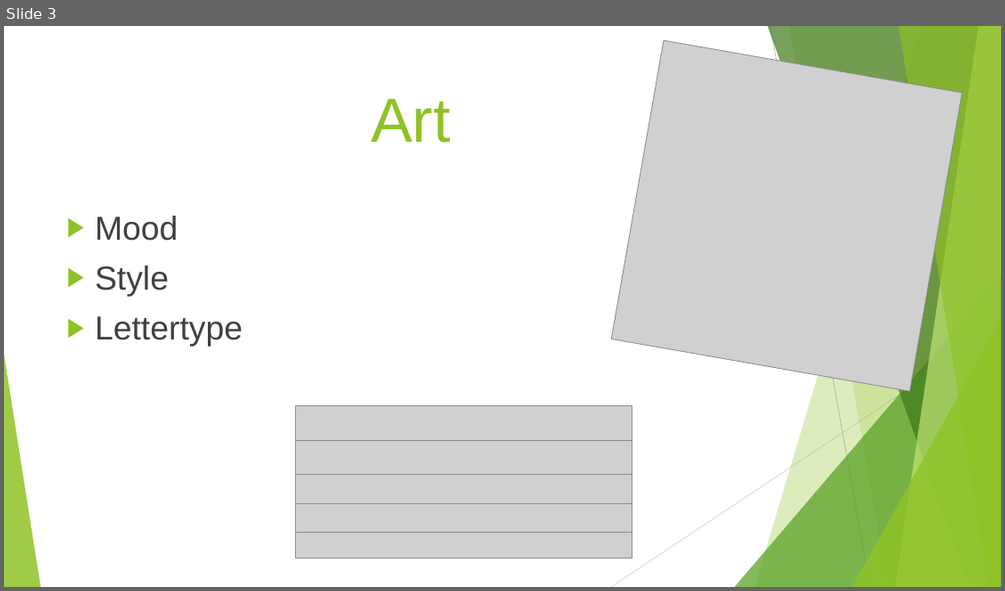
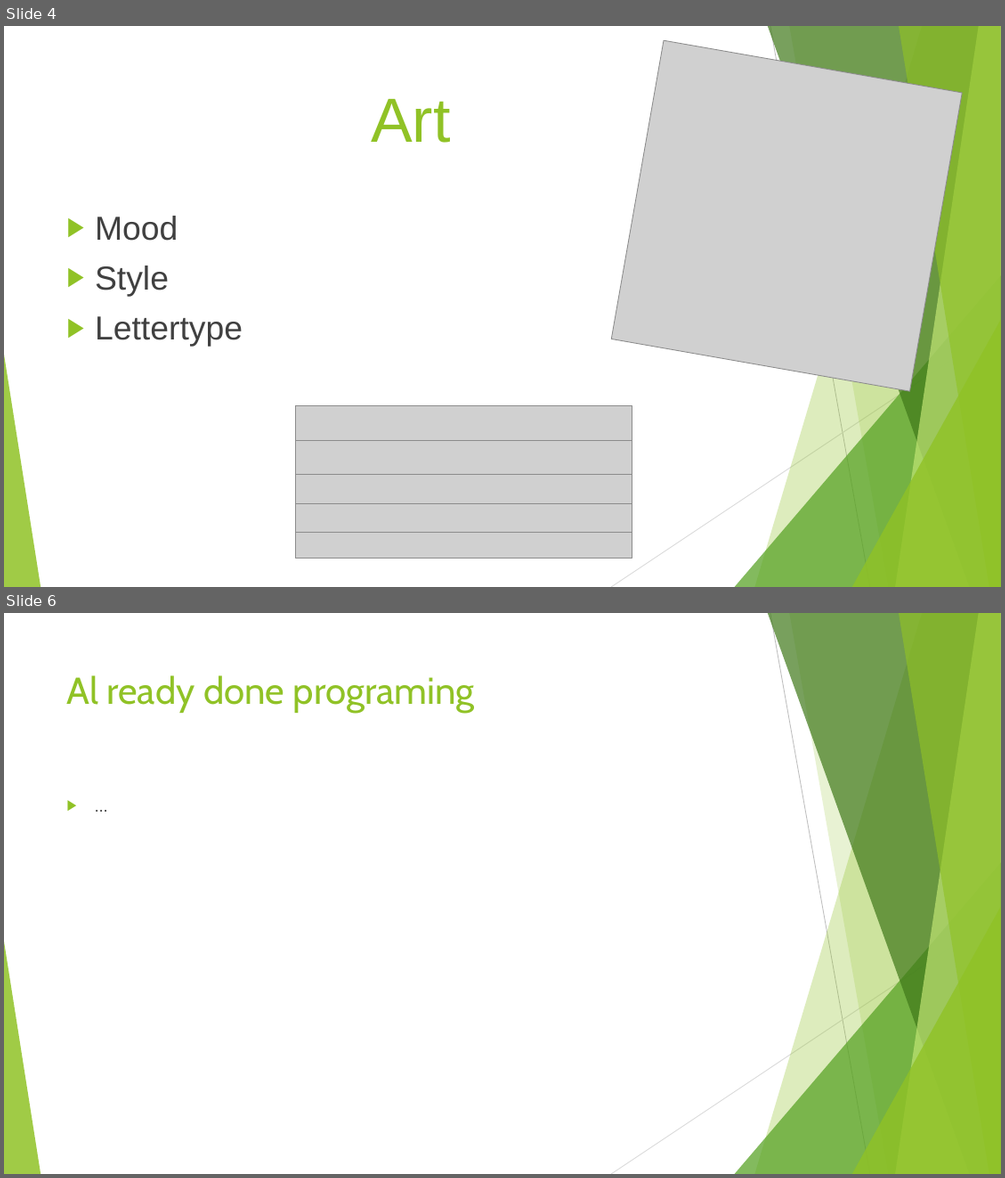
Before and after one commit to PeterBosDeltion/IndianaBonesRepo, a slide deck: IndianaBones.pptx. Shown one above the other, each under a label of ours: slide 3 before the commit, slides 4 and 6 after it; the slides between them are not shown. The pictures are 1005x591 and 1005x1178 pixels, drawn with LibreOffice and Linux fonts; fonts in the diff are those of the drawing; grey boxes stand for pictures. Boxes give left, top, right and bottom in pixels: in the first picture for what was removed or moved away, otherwise in the second. Text is boxed around its words. In the diff, an @@ line names an element or a change of style, - is before the commit and + after.

```diff
--- a/IndianaBones.pptx
+++ b/IndianaBones.pptx
@@ slide 6 added at (x1=4, y1=613, x2=1001, y2=1174), background #FFFFFF; not listed: 10 template elements that a slide beside it also shows @@
@@ title added at (x1=67, y1=675, x2=475, y2=713), 36 pt, text #90C226 @@
+Al ready done programing
@@ text added at (x1=59, y1=789, x2=762, y2=1107), 18 pt, text #404040 @@
+▶ …
@@ what was slide 3 is now slide 4 @@
```
Also in this commit, not shown: 3 other slides added.
